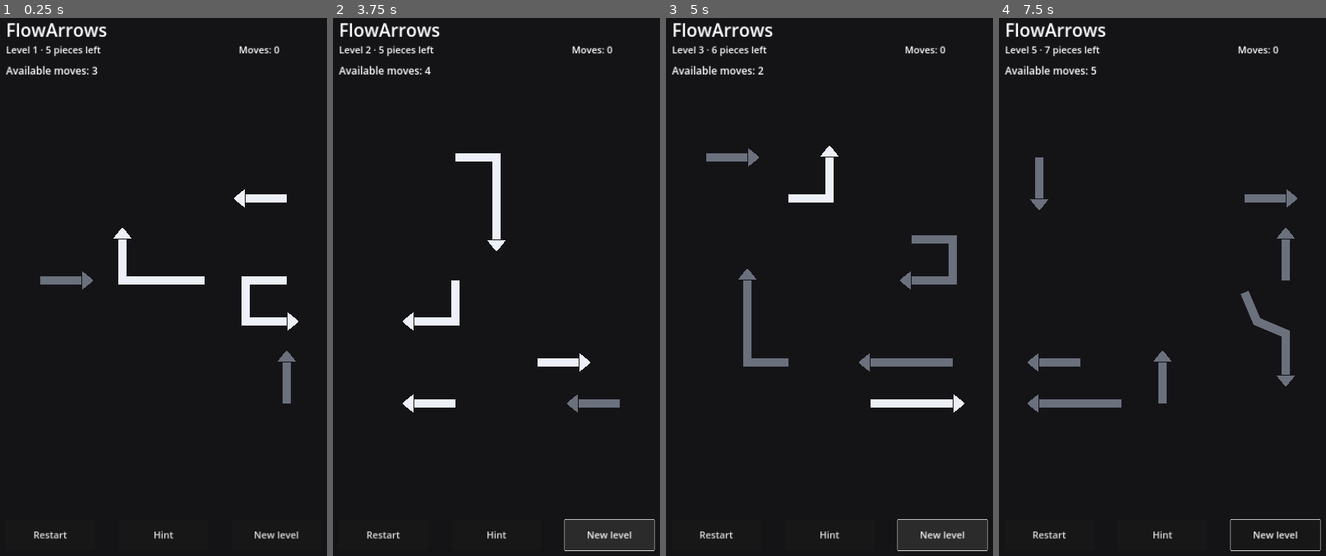
Above: before the commit, frames 1-4 (left to right).
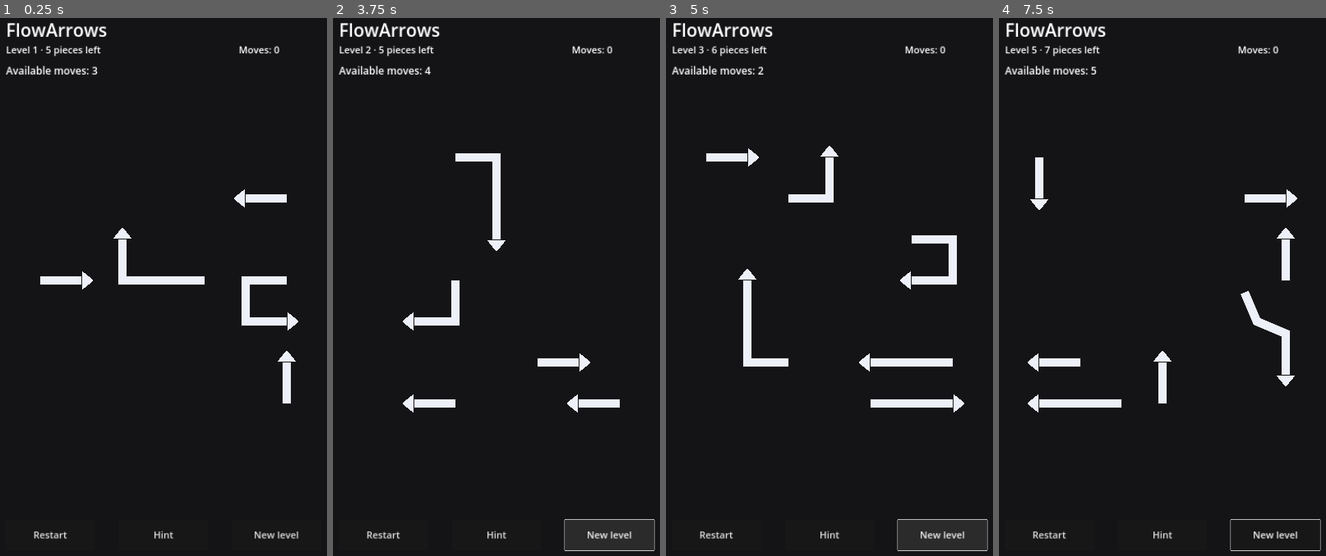
Above: after the commit, the same moments.

Repository: AiRigaLabs01/FlowArrows
Game: Godot game, scene res://src/game/main.tscn
Same seed, same stepped clock (60 frames per second), same inputs: the game is played once before the commit and once after it.
Inputs (mouse positions are in pixels of both pictures, inside the frame that each line leads up to):
- Up to frame 1 (0.25 s): no input
- Up to frame 2 (3.75 s): click "Hint" at 0.5 s; click "Restart" at 1.25 s; click "Restart" at 2 s; click "Restart" at 2.75 s; click "New level" at 3.5 s
- Up to frame 3 (5 s): click "New level" at 4.25 s
- Up to frame 4 (7.5 s): click "Hint" at 5 s; click "Hint" at 5.75 s; click "New level" at 6.5 s; tap Enter at 7.25 s; move the mouse to (1244, 287) at 7.27 s; click (1244, 287) at 7.42 s

The runs differ from the first frame. In frame 1, 0.5% of the frame differs, in the area x 12-91%, y 47-72%; in frame 2, 0.3%; in frame 3, 2.0%; in frame 4, 2.3%, in the area x 8-92%, y 25-74%.

Commit message:
Keep blocked threads hidden until attempted

Diff:
--- a/src/game/piece_view.gd
+++ b/src/game/piece_view.gd
@@ -14,6 +14,11 @@
 var cell_size := 120.0
 var enabled := true
 var hinted := false
+var failed_attempt := false
+var impact_offset: float = 0.0:
+	set(value):
+		impact_offset = value
+		queue_redraw()
 var exit_progress: float = 0.0:
 	set(value):
 		exit_progress = value
@@ -24,15 +29,19 @@
 	cells = occupied_cells.duplicate()
 	direction = exit_direction
 	cell_size = size
+	impact_offset = 0.0
 	exit_progress = 0.0
 	queue_redraw()
 
 func set_enabled(value: bool) -> void:
 	enabled = value
-	queue_redraw()
 
 func set_hint(value: bool) -> void:
 	hinted = value
+	queue_redraw()
+
+func set_failed(value: bool) -> void:
+	failed_attempt = value
 	queue_redraw()
 
 func _draw() -> void:
@@ -41,9 +50,16 @@
 	var points: Array[Vector2] = _local_points()
 	if points.is_empty():
 		return
-	var body_color: Color = Color(0.93, 0.94, 0.97, 1.0) if enabled else Color(0.42, 0.44, 0.49, 1.0)
+	var draw_offset: Vector2 = Vector2(direction) * impact_offset
+	for i in range(points.size()):
+		points[i] += draw_offset
+
+	var body_color := Color(0.93, 0.94, 0.97, 1.0)
 	if hinted:
 		body_color = Color(1.0, 0.82, 0.28, 1.0)
+	if failed_attempt:
+		body_color = Color(0.96, 0.24, 0.24, 1.0)
+
 	if points.size() == 1:
 		draw_circle(points[0], LINE_WIDTH * 0.55, body_color)
 	else:
